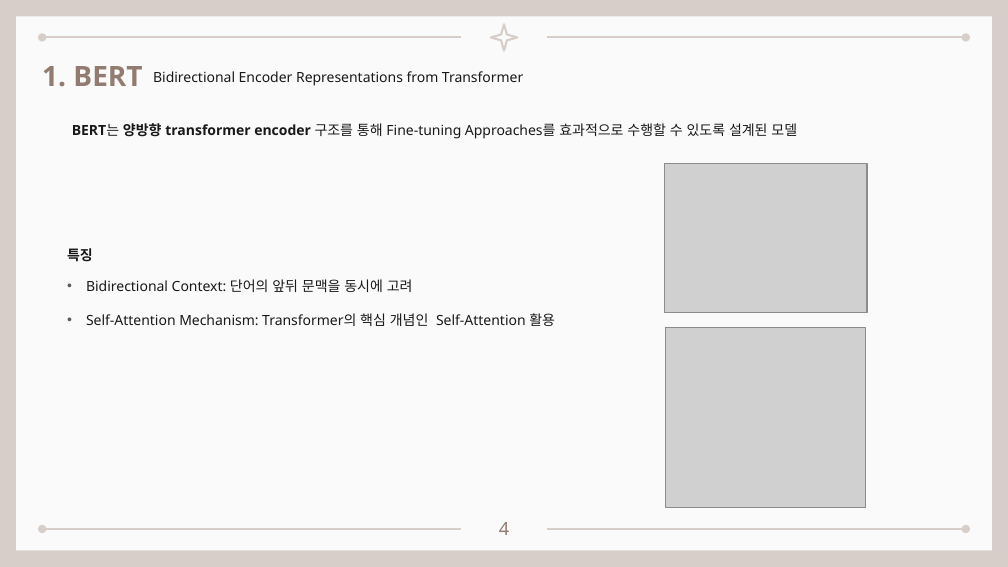
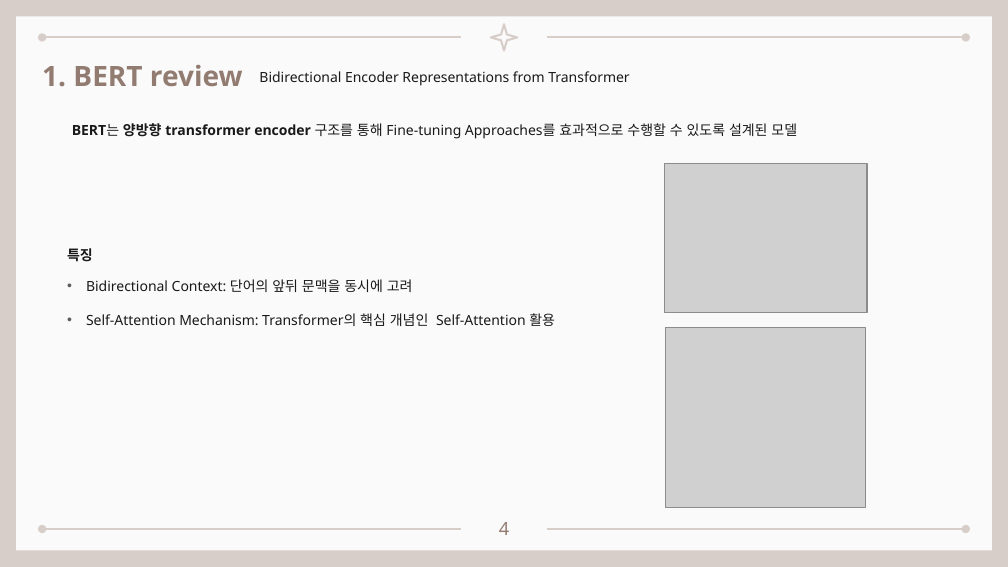
Before and after one commit to seungdeng/DELab, a slide deck: slide 4 of PPT/DSLab_이승건_BERT멘토링발표.pptx. Drawn at 1008x567 pixels with LibreOffice and Linux fonts; fonts in the diff are those of the drawing; grey boxes stand for pictures. Boxes give left, top, right and bottom in pixels: in the first picture for what was removed or moved away, otherwise in the second. Text is boxed around its words. In the diff, an @@ line names an element or a change of style, - is before the commit and + after.

```diff
--- a/PPT/DSLab_이승건_BERT멘토링발표.pptx
+++ b/PPT/DSLab_이승건_BERT멘토링발표.pptx
@@ text "Bidirectional Encoder Representations from Transformer": place and size @@
-text "Bidirectional Encoder Representations from Transformer" at <box>153,71,523,86</box>
+text "Bidirectional Encoder Representations from Transformer" at <box>259,71,629,86</box>
@@ text at <box>42,65,243,86</box>: text changed @@
-1. BERT
+1. BERT review
```
Also in this commit, not shown: 16 other slides changed, 8 slides added, 4 slides removed, 1 other file.
